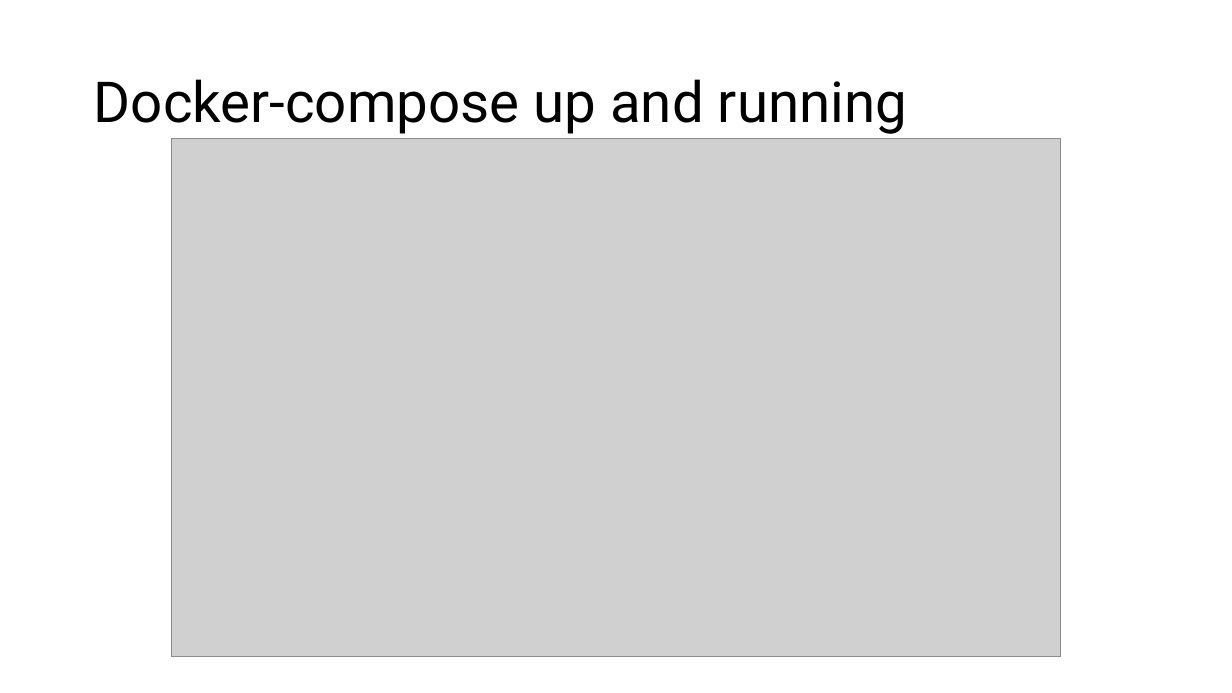
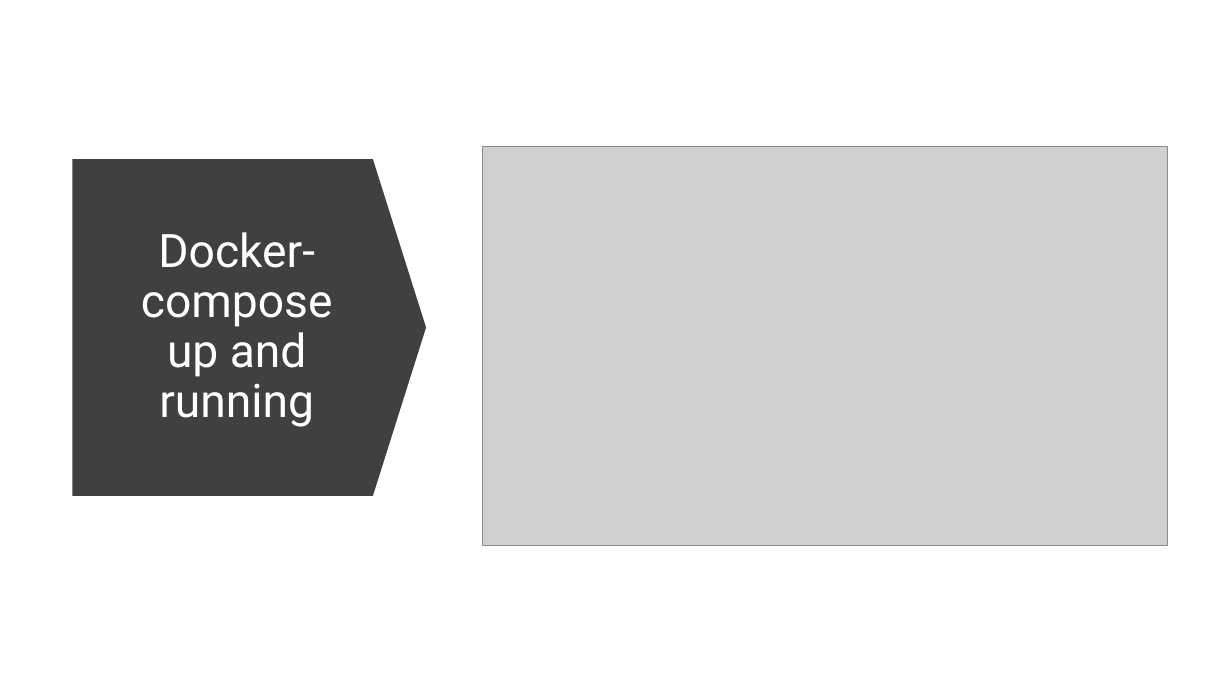
Before and after one commit to za250120548/M_SC_BIGDATA_ERT2025, a slide deck: slide 3 of Unidad_3/work/Unidad3_Evidence.pptx. Drawn at 1232x693 pixels with LibreOffice and Linux fonts; fonts in the diff are those of the drawing; grey boxes stand for pictures. Boxes give left, top, right and bottom in pixels: in the first picture for what was removed or moved away, otherwise in the second. Text is boxed around its words. In the diff, an @@ line names an element or a change of style, - is before the commit and + after.

Commit message:
add name and format to the Unidad3 evidence ppt

```diff
--- a/Unidad_3/work/Unidad3_Evidence.pptx
+++ b/Unidad_3/work/Unidad3_Evidence.pptx
@@ picture: place and size @@
-picture at [171,139,1061,656]
+picture at [482,147,1168,546]
@@ down arrow added at [73,159,427,496], fill #404040 @@
@@ title "Docker-compose up and running": place and size @@
-title "Docker-compose up and running" at [94,79,907,134]
+title "Docker-compose up and running" at [141,232,333,427]
@@ title "Docker-compose up and running" at [141,232,333,427]: size 44 to 36 pt, text colour #000000 to #FFFFFF; alignment left to centre @@
```
Also in this commit, not shown: 6 other slides changed.
